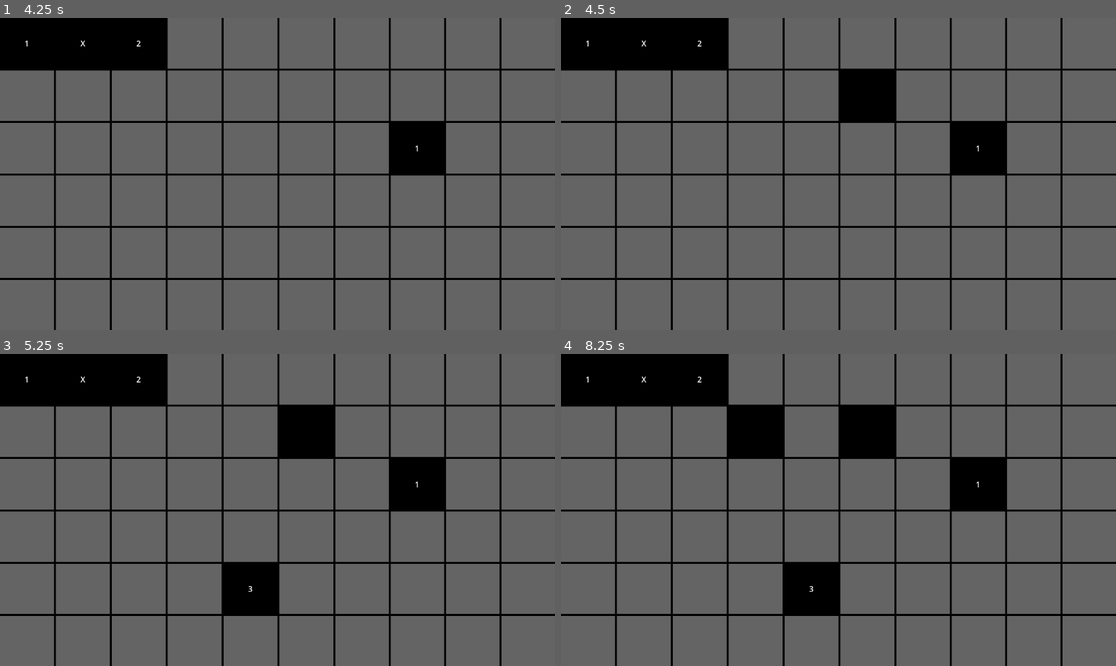
Above: before the commit, frames 1-4 (two rows, left to right).
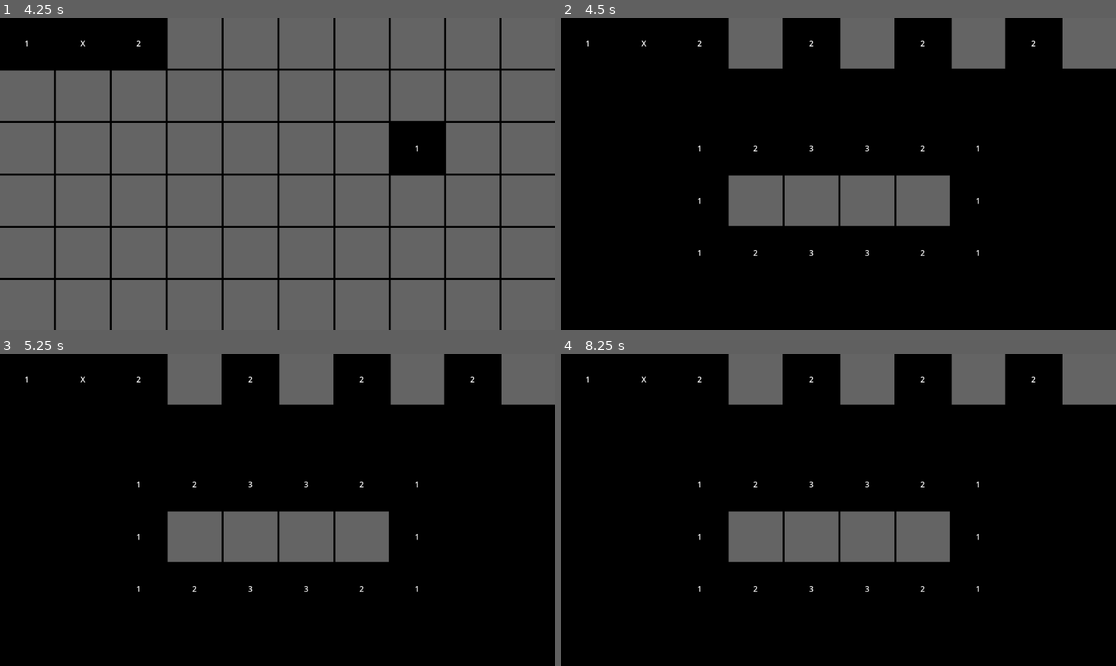
Above: after the commit, the same moments.

Repository: Vorgenstad/minesweeper
Game: Godot game, scene res://scenes/game/game.tscn
Two runs of this game, one before a commit and one after it. Both use one fixed random seed, a clock stepped at 60 frames per second and the inputs below.
Inputs (mouse positions are in pixels of both pictures, inside the frame that each line leads up to):
- Up to frame 1 (4.25 s): click (27, 42) at 0.52 s; click (83, 42) at 1.27 s; click (138, 42) at 2.02 s; tap Enter at 2.75 s; move the mouse to (399, 158) at 2.77 s; click (399, 158) at 2.92 s; tap Space at 3.5 s; move the mouse to (166, 189) at 3.52 s; click (166, 189) at 3.67 s
- Up to frame 2 (4.5 s): tap Enter at 4.25 s; move the mouse to (894, 105) at 4.27 s; click (894, 105) at 4.42 s
- Up to frame 3 (5.25 s): tap Space at 5 s; move the mouse to (249, 572) at 5.02 s; click (249, 572) at 5.17 s
- Up to frame 4 (8.25 s): tap Enter at 5.75 s; move the mouse to (1005, 556) at 5.77 s; click (1005, 556) at 5.92 s; tap Space at 6.5 s; move the mouse to (672, 463) at 6.52 s; click (672, 463) at 6.67 s; move the mouse to (866, 510) at 7.27 s; click (866, 510) at 7.42 s; move the mouse to (755, 432) at 8.02 s; click (755, 432) at 8.17 s

Frame 1 is identical in both runs. In frame 2, 74% of the frame differs, in the area x 0-100%, y 0-100%; in frame 3, 72%; in frame 4, 71%.

Commit message:
Added press propagation to empty cells that don't have any adjacent bomb

Diff:
--- a/scenes/board/board.gd
+++ b/scenes/board/board.gd
@@ -5,21 +5,42 @@
 
 var _grid: Array
 
+const _DIRECTIONS = [-1, 0, 1]
+
 func _ready() -> void:
 	# TODO: Generate board and populate the grid
 	_grid = [[], [], [], [], [], []]
 
 	var cells := %GridContainer.get_children()
 
-	var index = 0
+	for x in 6:
+		for y in 10:
+			var cell: Cell = cells.pop_front()
 
-	for row in _grid:
-		row.append(cells.slice(index, index + 10))
+			if cell is EmptyCell:
+				cell.connect("pressed", _on_empty_cell_pressed.bind(x, y, cell.value))
 
-		index += 10
+			_grid[x].append(cell)
+
+func _propagate_press(x: int, y: int) -> void:
+	for i in _DIRECTIONS:
+		for j in _DIRECTIONS:
+			if _is_outside_grid(x + i, y + j):
+				continue
+
+			var cell: Cell = _grid[x + i][y + j]
+
+			if cell is EmptyCell and !cell.is_pressed:
+				cell.press()
+
+func _is_outside_grid(x: int, y: int) -> bool:
+	return x < 0 or x >= _grid.size() or y < 0 or y >= _grid[0].size()
 
 func _on_bomb_cell_pressed() -> void:
 	bomb_pressed.emit()
 
-func _on_empty_cell_pressed(value: int) -> void:
-	print("Pressed cell with value: ", value)
+func _on_empty_cell_pressed(x: int, y: int, value: int) -> void:
+	if value != 0:
+		return
+
+	_propagate_press(x, y)
--- a/scenes/board/board.tscn
+++ b/scenes/board/board.tscn
@@ -218,63 +218,12 @@
 [node name="EmptyCell51" parent="PanelContainer/GridContainer" instance=ExtResource("1_uknyb")]
 layout_mode = 2
 
-[connection signal="pressed" from="PanelContainer/GridContainer/EmptyCell" to="." method="_on_empty_cell_pressed"]
 [connection signal="pressed" from="PanelContainer/GridContainer/BombCell" to="." method="_on_bomb_cell_pressed"]
-[connection signal="pressed" from="PanelContainer/GridContainer/EmptyCell2" to="." method="_on_empty_cell_pressed"]
 [connection signal="pressed" from="PanelContainer/GridContainer/BombCell2" to="." method="_on_bomb_cell_pressed"]
-[connection signal="pressed" from="PanelContainer/GridContainer/EmptyCell3" to="." method="_on_empty_cell_pressed"]
 [connection signal="pressed" from="PanelContainer/GridContainer/BombCell3" to="." method="_on_bomb_cell_pressed"]
-[connection signal="pressed" from="PanelContainer/GridContainer/EmptyCell4" to="." method="_on_empty_cell_pressed"]
 [connection signal="pressed" from="PanelContainer/GridContainer/BombCell4" to="." method="_on_bomb_cell_pressed"]
-[connection signal="pressed" from="PanelContainer/GridContainer/EmptyCell5" to="." method="_on_empty_cell_pressed"]
 [connection signal="pressed" from="PanelContainer/GridContainer/BombCell5" to="." method="_on_bomb_cell_pressed"]
-[connection signal="pressed" from="PanelContainer/GridContainer/EmptyCell6" to="." method="_on_empty_cell_pressed"]
-[connection signal="pressed" from="PanelContainer/GridContainer/EmptyCell7" to="." method="_on_empty_cell_pressed"]
-[connection signal="pressed" from="PanelContainer/GridContainer/EmptyCell8" to="." method="_on_empty_cell_pressed"]
-[connection signal="pressed" from="PanelContainer/GridContainer/EmptyCell9" to="." method="_on_empty_cell_pressed"]
-[connection signal="pressed" from="PanelContainer/GridContainer/EmptyCell10" to="." method="_on_empty_cell_pressed"]
-[connection signal="pressed" from="PanelContainer/GridContainer/EmptyCell11" to="." method="_on_empty_cell_pressed"]
-[connection signal="pressed" from="PanelContainer/GridContainer/EmptyCell12" to="." method="_on_empty_cell_pressed"]
-[connection signal="pressed" from="PanelContainer/GridContainer/EmptyCell13" to="." method="_on_empty_cell_pressed"]
-[connection signal="pressed" from="PanelContainer/GridContainer/EmptyCell14" to="." method="_on_empty_cell_pressed"]
-[connection signal="pressed" from="PanelContainer/GridContainer/EmptyCell15" to="." method="_on_empty_cell_pressed"]
-[connection signal="pressed" from="PanelContainer/GridContainer/EmptyCell16" to="." method="_on_empty_cell_pressed"]
-[connection signal="pressed" from="PanelContainer/GridContainer/EmptyCell17" to="." method="_on_empty_cell_pressed"]
-[connection signal="pressed" from="PanelContainer/GridContainer/EmptyCell18" to="." method="_on_empty_cell_pressed"]
-[connection signal="pressed" from="PanelContainer/GridContainer/EmptyCell19" to="." method="_on_empty_cell_pressed"]
-[connection signal="pressed" from="PanelContainer/GridContainer/EmptyCell20" to="." method="_on_empty_cell_pressed"]
-[connection signal="pressed" from="PanelContainer/GridContainer/EmptyCell21" to="." method="_on_empty_cell_pressed"]
-[connection signal="pressed" from="PanelContainer/GridContainer/EmptyCell22" to="." method="_on_empty_cell_pressed"]
-[connection signal="pressed" from="PanelContainer/GridContainer/EmptyCell23" to="." method="_on_empty_cell_pressed"]
-[connection signal="pressed" from="PanelContainer/GridContainer/EmptyCell24" to="." method="_on_empty_cell_pressed"]
-[connection signal="pressed" from="PanelContainer/GridContainer/EmptyCell25" to="." method="_on_empty_cell_pressed"]
-[connection signal="pressed" from="PanelContainer/GridContainer/EmptyCell26" to="." method="_on_empty_cell_pressed"]
-[connection signal="pressed" from="PanelContainer/GridContainer/EmptyCell27" to="." method="_on_empty_cell_pressed"]
-[connection signal="pressed" from="PanelContainer/GridContainer/EmptyCell28" to="." method="_on_empty_cell_pressed"]
 [connection signal="pressed" from="PanelContainer/GridContainer/BombCell6" to="." method="_on_bomb_cell_pressed"]
 [connection signal="pressed" from="PanelContainer/GridContainer/BombCell7" to="." method="_on_bomb_cell_pressed"]
 [connection signal="pressed" from="PanelContainer/GridContainer/BombCell8" to="." method="_on_bomb_cell_pressed"]
 [connection signal="pressed" from="PanelContainer/GridContainer/BombCell9" to="." method="_on_bomb_cell_pressed"]
-[connection signal="pressed" from="PanelContainer/GridContainer/EmptyCell29" to="." method="_on_empty_cell_pressed"]
-[connection signal="pressed" from="PanelContainer/GridContainer/EmptyCell30" to="." method="_on_empty_cell_pressed"]
-[connection signal="pressed" from="PanelContainer/GridContainer/EmptyCell31" to="." method="_on_empty_cell_pressed"]
-[connection signal="pressed" from="PanelContainer/GridContainer/EmptyCell32" to="." method="_on_empty_cell_pressed"]
-[connection signal="pressed" from="PanelContainer/GridContainer/EmptyCell33" to="." method="_on_empty_cell_pressed"]
-[connection signal="pressed" from="PanelContainer/GridContainer/EmptyCell34" to="." method="_on_empty_cell_pressed"]
-[connection signal="pressed" from="PanelContainer/GridContainer/EmptyCell35" to="." method="_on_empty_cell_pressed"]
-[connection signal="pressed" from="PanelContainer/GridContainer/EmptyCell36" to="." method="_on_empty_cell_pressed"]
-[connection signal="pressed" from="PanelContainer/GridContainer/EmptyCell37" to="." method="_on_empty_cell_pressed"]
-[connection signal="pressed" from="PanelContainer/GridContainer/EmptyCell38" to="." method="_on_empty_cell_pressed"]
-[connection signal="pressed" from="PanelContainer/GridContainer/EmptyCell39" to="." method="_on_empty_cell_pressed"]
-[connection signal="pressed" from="PanelContainer/GridContainer/EmptyCell40" to="." method="_on_empty_cell_pressed"]
-[connection signal="pressed" from="PanelContainer/GridContainer/EmptyCell41" to="." method="_on_empty_cell_pressed"]
-[connection signal="pressed" from="PanelContainer/GridContainer/EmptyCell42" to="." method="_on_empty_cell_pressed"]
-[connection signal="pressed" from="PanelContainer/GridContainer/EmptyCell43" to="." method="_on_empty_cell_pressed"]
-[connection signal="pressed" from="PanelContainer/GridContainer/EmptyCell44" to="." method="_on_empty_cell_pressed"]
-[connection signal="pressed" from="PanelContainer/GridContainer/EmptyCell45" to="." method="_on_empty_cell_pressed"]
-[connection signal="pressed" from="PanelContainer/GridContainer/EmptyCell46" to="." method="_on_empty_cell_pressed"]
-[connection signal="pressed" from="PanelContainer/GridContainer/EmptyCell47" to="." method="_on_empty_cell_pressed"]
-[connection signal="pressed" from="PanelContainer/GridContainer/EmptyCell48" to="." method="_on_empty_cell_pressed"]
-[connection signal="pressed" from="PanelContainer/GridContainer/EmptyCell49" to="." method="_on_empty_cell_pressed"]
-[connection signal="pressed" from="PanelContainer/GridContainer/EmptyCell50" to="." method="_on_empty_cell_pressed"]
-[connection signal="pressed" from="PanelContainer/GridContainer/EmptyCell51" to="." method="_on_empty_cell_pressed"]
--- a/scenes/cell/empty_cell.gd
+++ b/scenes/cell/empty_cell.gd
@@ -1,14 +1,21 @@
 class_name EmptyCell
 extends Cell
 
-signal pressed(value: int)
+signal pressed(x: int, y: int, value: int)
+
+var is_pressed := false
 
 @export var value := 0
 
 func _ready() -> void:
 	%Label.text = str(value) if value != 0 else ""
 
-func _on_button_pressed_left() -> void:
+func press() -> void:
+	is_pressed = true
+
 	%Button.visible = false
 
-	pressed.emit(value)
+	pressed.emit()
+
+func _on_button_pressed_left() -> void:
+	press()
